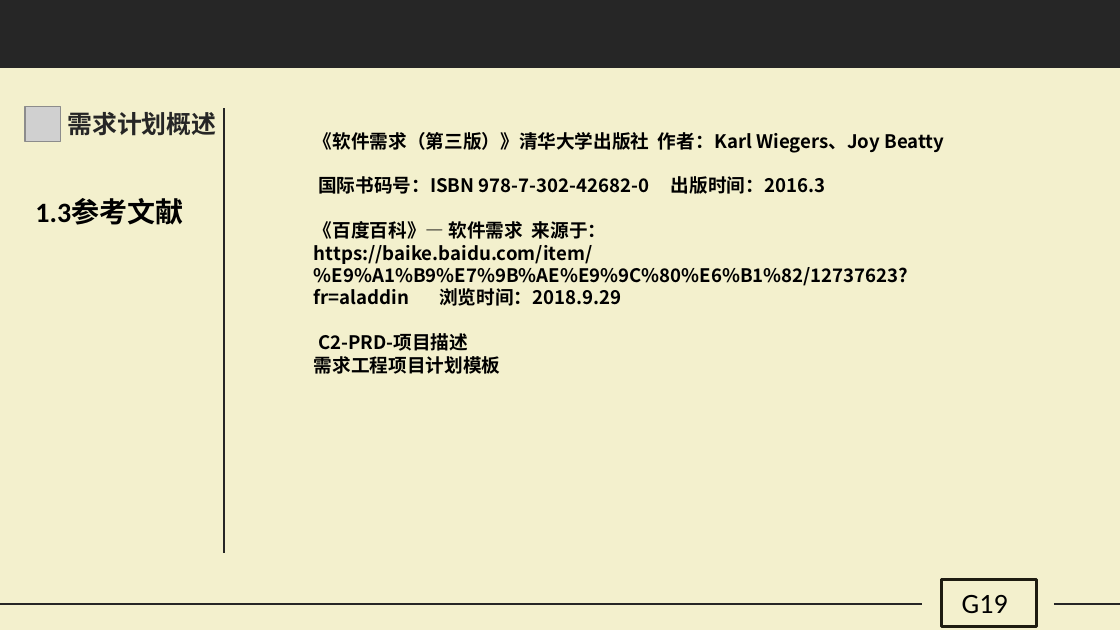
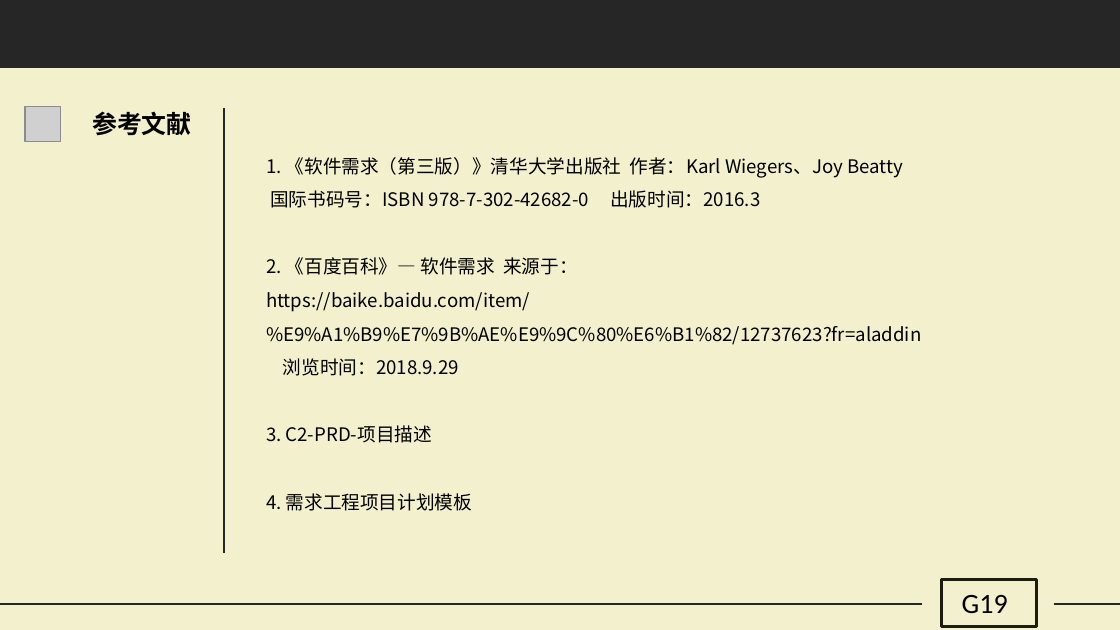
Before and after one commit to G19-Fish/PRD2018-G19, a slide deck: slide 7 of PRD2018-G19-需求项目计划PPT.pptx. Drawn at 1120x630 pixels with LibreOffice and Linux fonts; fonts in the diff are those of the drawing; grey boxes stand for pictures. Boxes give left, top, right and bottom in pixels: in the first picture for what was removed or moved away, otherwise in the second. Text is boxed around its words. In the diff, an @@ line names an element or a change of style, - is before the commit and + after.

```diff
--- a/PRD2018-G19-需求项目计划PPT.pptx
+++ b/PRD2018-G19-需求项目计划PPT.pptx
@@ text at [92,111,191,136]: text changed; text colour #262626 to #000000 @@
-需求计划概述
+参考文献
@@ text "1. 《软件需求（第三版）》清华大学出版社 作者：Karl Wiegers、Joy Beatty": place and size @@
-text "1. 《软件需求（第三版）》清华大学出版社 作者：Karl Wiegers、Joy Beatty" at [314,132,944,374]
+text "1. 《软件需求（第三版）》清华大学出版社 作者：Karl Wiegers、Joy Beatty" at [266,157,921,511]
@@ text at [266,157,903,178]: text changed; bold off @@
-《软件需求（第三版）》清华大学出版社 作者：Karl Wiegers、Joy Beatty
+1. 《软件需求（第三版）》清华大学出版社 作者：Karl Wiegers、Joy Beatty
@@ text removed at [35,199,183,225] @@
-1.3参考文献
@@ text at [266,190,921,376]: bold off in "国际书码号：ISBN 978-7-302-42682-0 出版时间：2016.3", "https://baike.baidu.com/item/%E9%A1%B9%E7%9B%AE%E9%9C%80%E6% ..."; line spacing 1 to 1.5 @@
@@ text at [266,257,578,275]: text changed; bold off @@
-《百度百科》— 软件需求 来源于：
+2. 《百度百科》— 软件需求 来源于：
@@ text at [266,425,472,511]: text changed; bold off @@
-C2-PRD-项目描述
-需求工程项目计划模板
+3. C2-PRD-项目描述
+4. 需求工程项目计划模板
```
Also in this commit, not shown: 32 other slides changed, 6 slides added, 1 slide removed.
